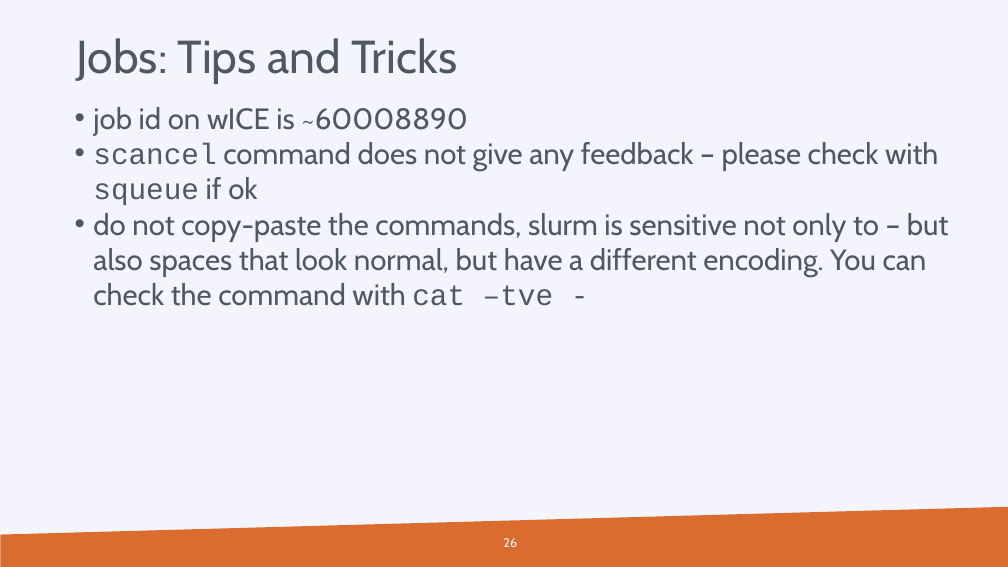
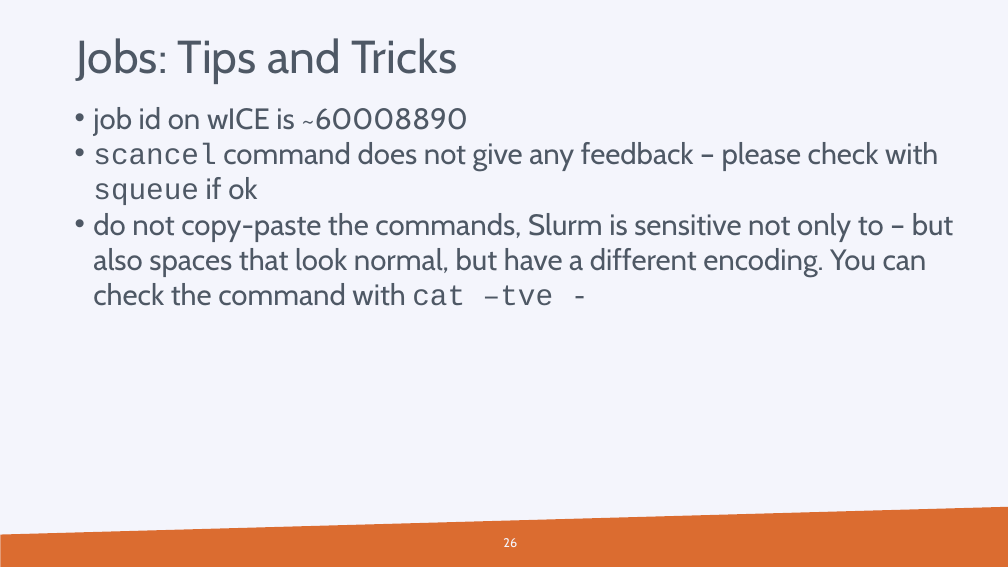
Before and after one commit to hpcleuven/wice-inauguration, a slide deck: slide 26 of Slurm session.pptx. Drawn at 1008x567 pixels with LibreOffice and Linux fonts; fonts in the diff are those of the drawing; background and template pictures are left out. Boxes give left, top, right and bottom in pixels: in the first picture for what was removed or moved away, otherwise in the second. Text is boxed around its words. In the diff, an @@ line names an element or a change of style, - is before the commit and + after.

```diff
--- a/Slurm session.pptx
+++ b/Slurm session.pptx
@@ text at box(93, 213, 954, 306): text changed @@
-• do not copy-paste the commands, slurm is sensitive not only to – but also spaces that look normal, but have a different encoding. You can check the command with cat –tve -
+• do not copy-paste the commands, Slurm is sensitive not only to – but also spaces that look normal, but have a different encoding. You can check the command with cat –tve -
```
Also in this commit, not shown: 6 other slides changed.
